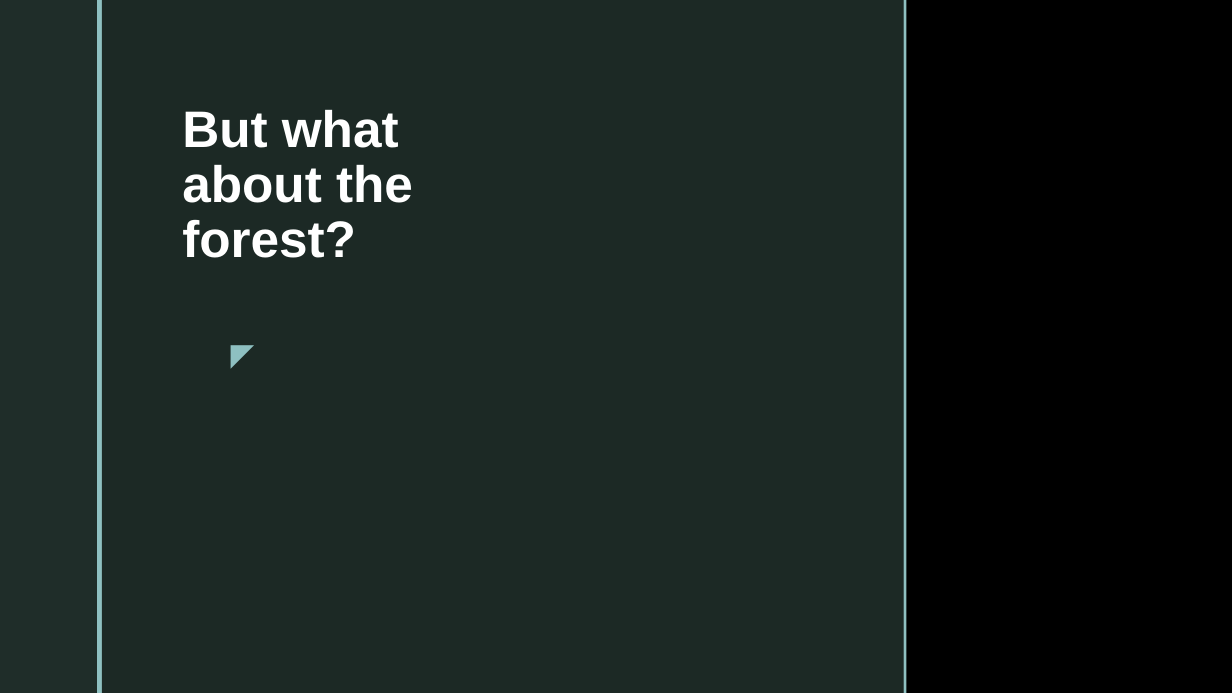
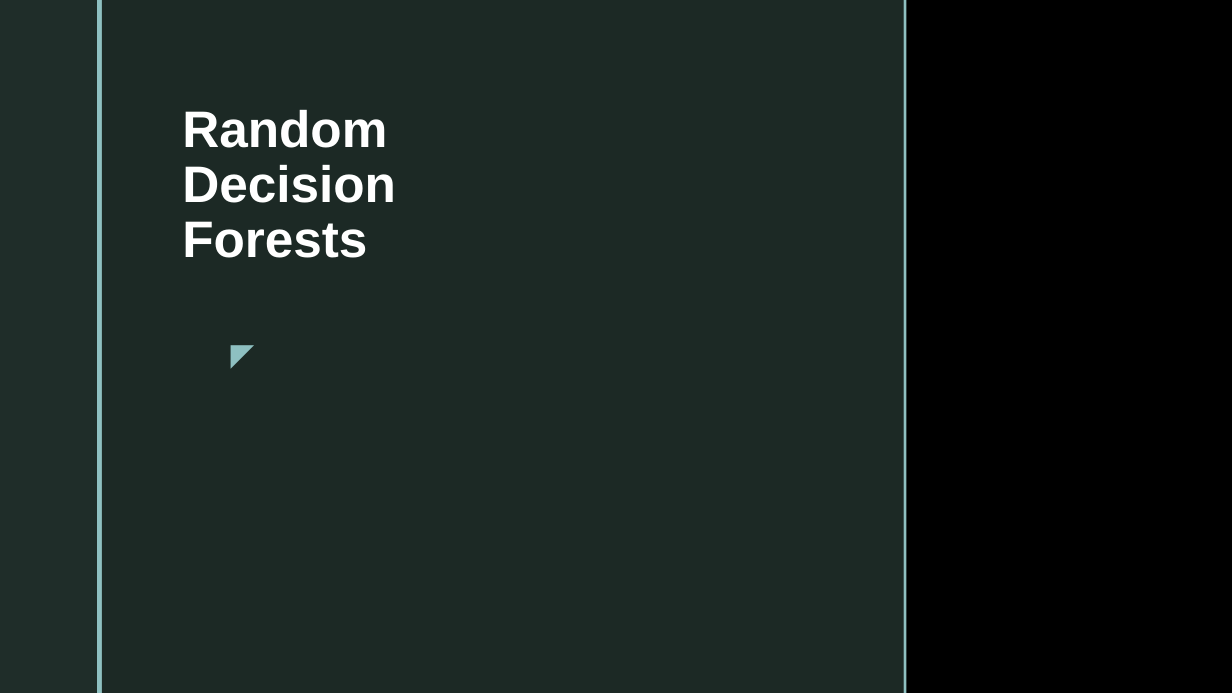
Before and after one commit to LucyBurns/codeclan_homework_LBurns, a slide deck: slide 9 of Week_11/Day_1/decision trees and random forests.pptx. Drawn at 1232x693 pixels with LibreOffice and Linux fonts; fonts in the diff are those of the drawing; background and template pictures are left out. Boxes give left, top, right and bottom in pixels: in the first picture for what was removed or moved away, otherwise in the second. Text is boxed around its words. In the diff, an @@ line names an element or a change of style, - is before the commit and + after.

```diff
--- a/Week_11/Day_1/decision trees and random forests.pptx
+++ b/Week_11/Day_1/decision trees and random forests.pptx
@@ title at [182,109,396,258]: text changed @@
-But what about the forest?
+Random Decision Forests
```
Also in this commit, not shown: 1 other file.
